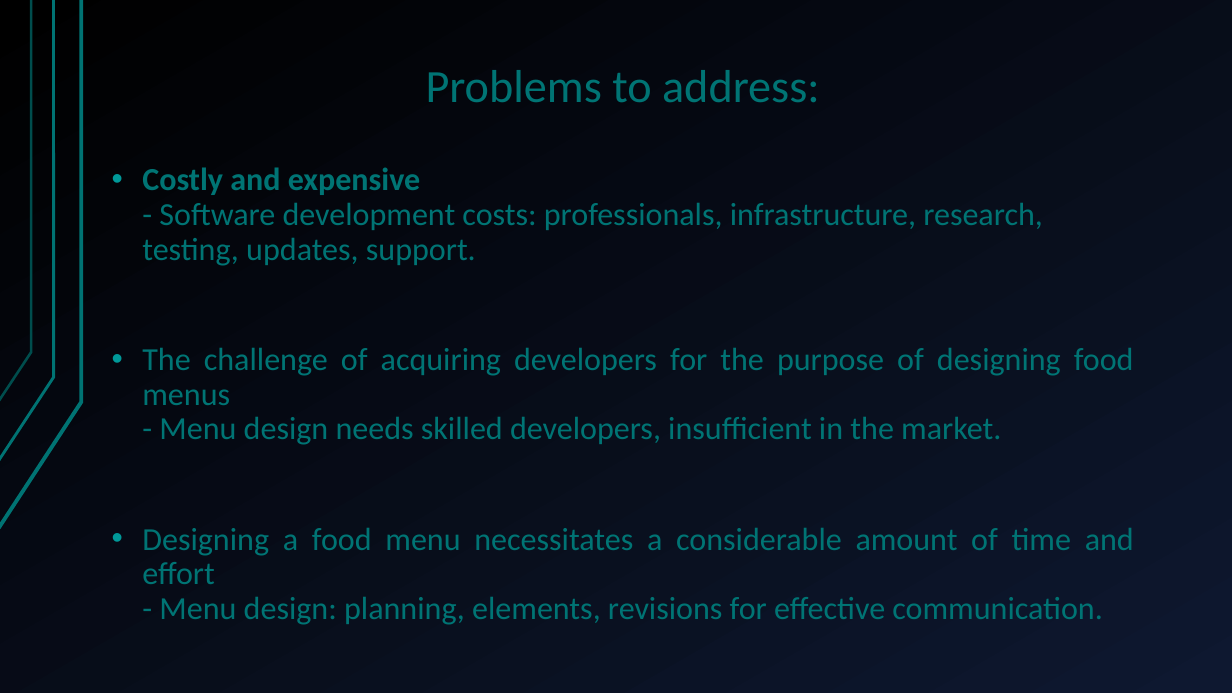
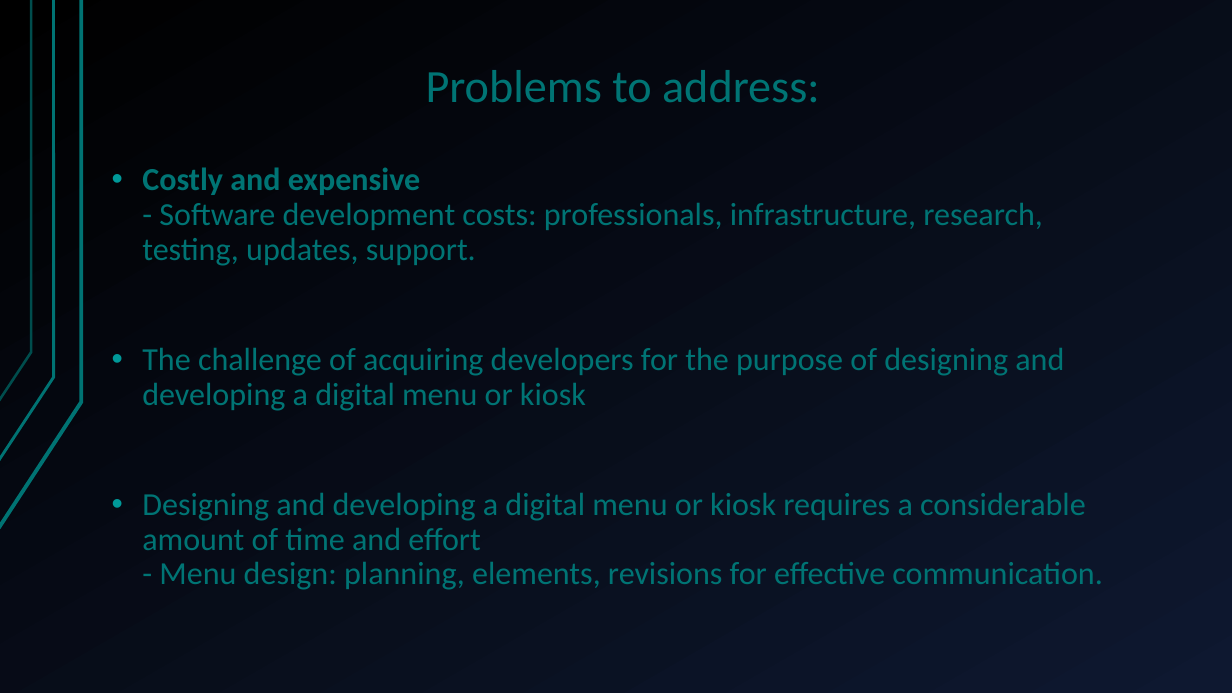
Before and after one commit to alexxGmZ/MenuMaApp, a slide deck: slide 3 of DOCS/FreEzMenu2.pptx. Drawn at 1232x693 pixels with LibreOffice and Linux fonts; fonts in the diff are those of the drawing. Boxes give left, top, right and bottom in pixels: in the first picture for what was removed or moved away, otherwise in the second. Text is boxed around its words. In the diff, an @@ line names an element or a change of style, - is before the commit and + after.

Commit message:
updated powerpoint

```diff
--- a/DOCS/FreEzMenu2.pptx
+++ b/DOCS/FreEzMenu2.pptx
@@ text at box(142, 348, 1102, 590): text changed @@
-• The challenge of acquiring developers for the purpose of designing food menus
-  - Menu design needs skilled developers, insufficient in the market.
-• Designing a food menu necessitates a considerable amount of time and effort
-  - Menu design: planning, elements, revisions for effective communication.
+• The challenge of acquiring developers for the purpose of designing and developing a digital menu or kiosk
+• Designing and developing a digital menu or kiosk requires a considerable amount of time and effort
+  - Menu design: planning, elements, revisions for effective communication.
```
Also in this commit, not shown: 3 other slides changed.
